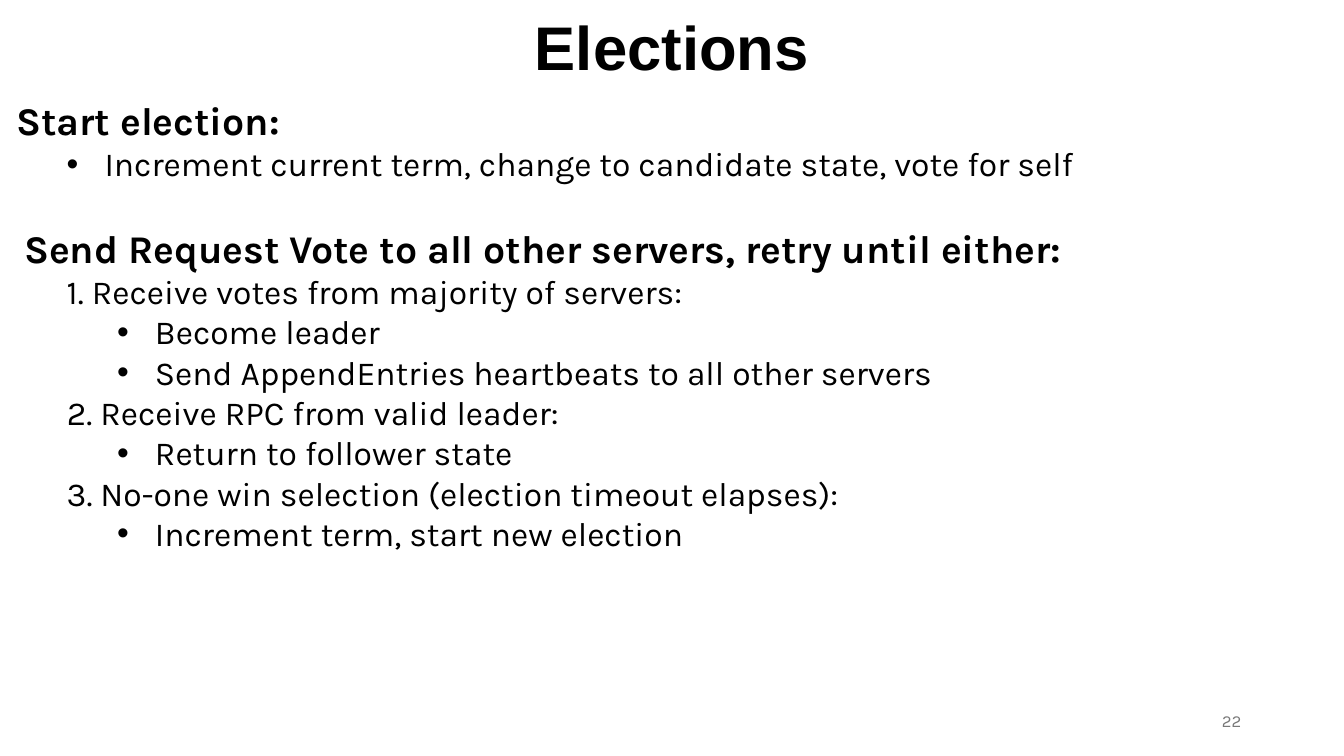
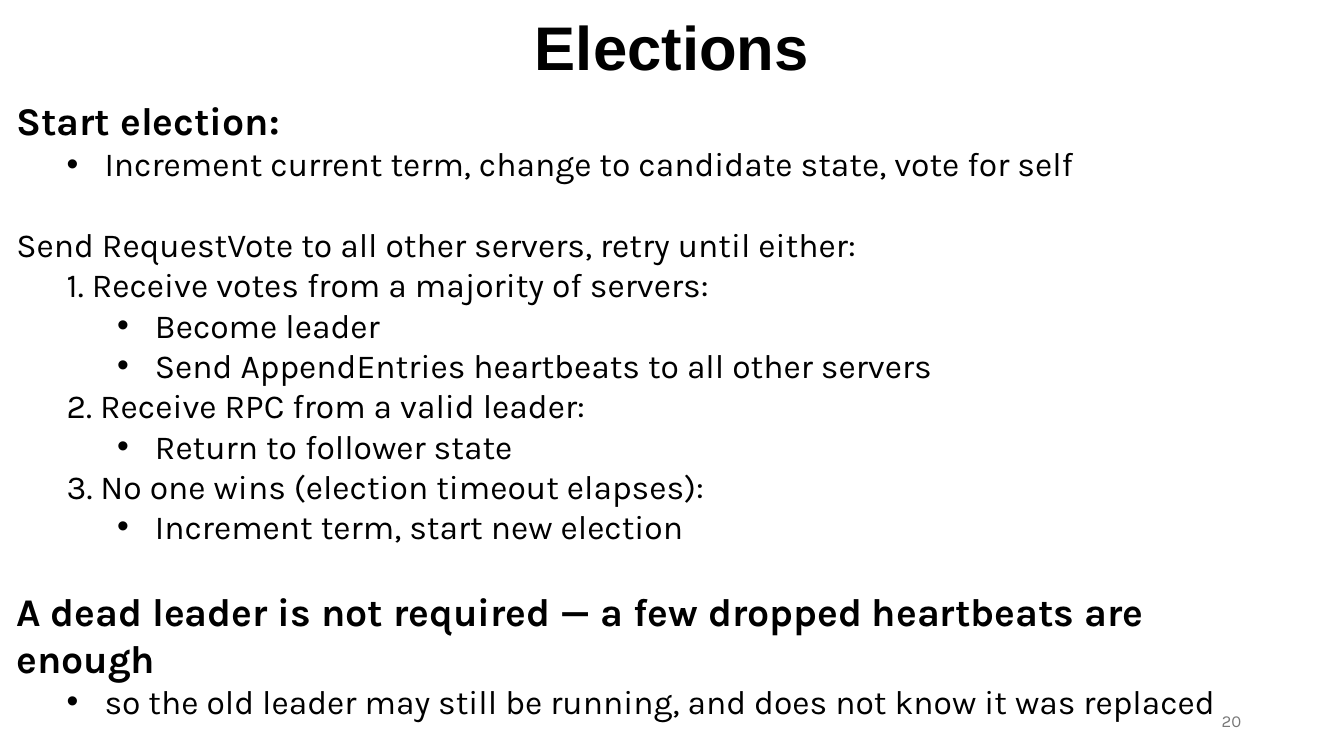
Before and after one commit to ec528/ec528.github.io, a slide deck: slide 20 of slides/fall26/6-raft-1.pptx (slide 22 before the commit). Drawn at 1344x756 pixels with LibreOffice and Linux fonts; fonts in the diff are those of the drawing. Boxes give left, top, right and bottom in pixels: in the first picture for what was removed or moved away, otherwise in the second. Text is boxed around its words. In the diff, an @@ line names an element or a change of style, - is before the commit and + after.

```diff
--- a/slides/fall26/6-raft-1.pptx
+++ b/slides/fall26/6-raft-1.pptx
@@ text at bbox=[16, 234, 855, 306]: text changed; size 28 to 24 pt; bold off @@
-Send Request Vote to all other servers, retry until either:
-  1. Receive votes from majority of servers:
+Send RequestVote to all other servers, retry until either:
+  1. Receive votes from a majority of servers:
@@ text at bbox=[67, 395, 585, 419]: text changed @@
-    2. Receive RPC from valid leader:
+  2. Receive RPC from a valid leader:
@@ text at bbox=[67, 474, 704, 507]: text changed @@
-  3. No-one win selection (election timeout elapses):
+  3. No one wins (election timeout elapses):
@@ text at bbox=[16, 598, 1214, 723]: paragraphs added @@
+A dead leader is not required — a few dropped heartbeats are enough
+  • so the old leader may still be running, and does not know it was replaced
@@ page number at bbox=[1222, 716, 1242, 727]: text changed @@
-22
+20
```
Also in this commit, not shown: 10 other slides changed, 6 slides added, 9 slides removed.
